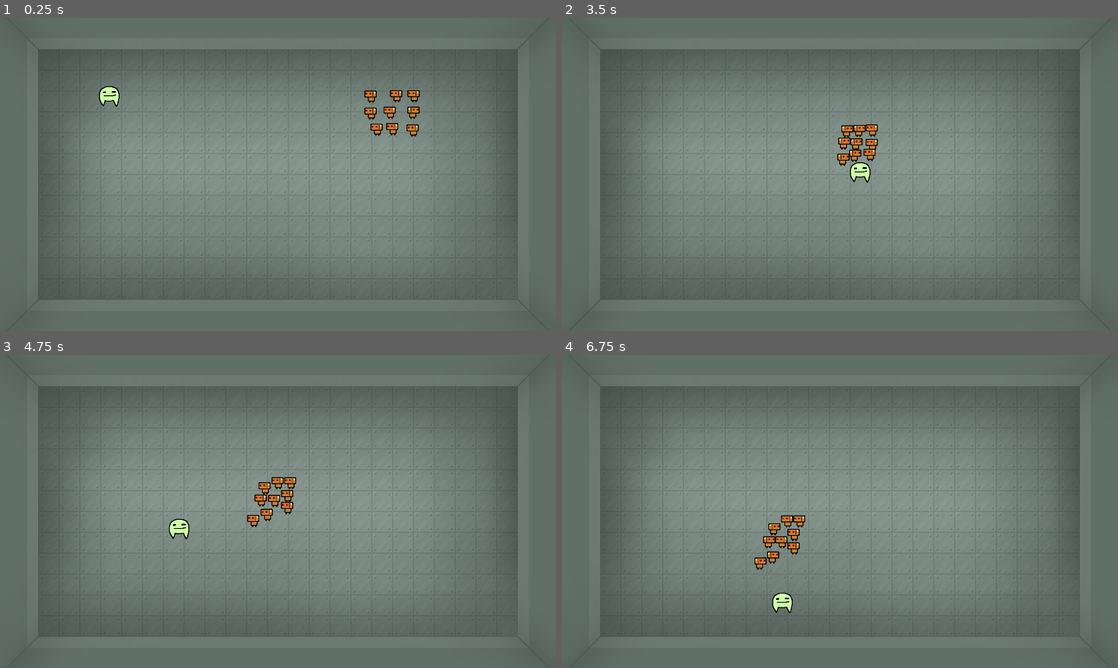
Above: before the commit, frames 1-4 (two rows, left to right).
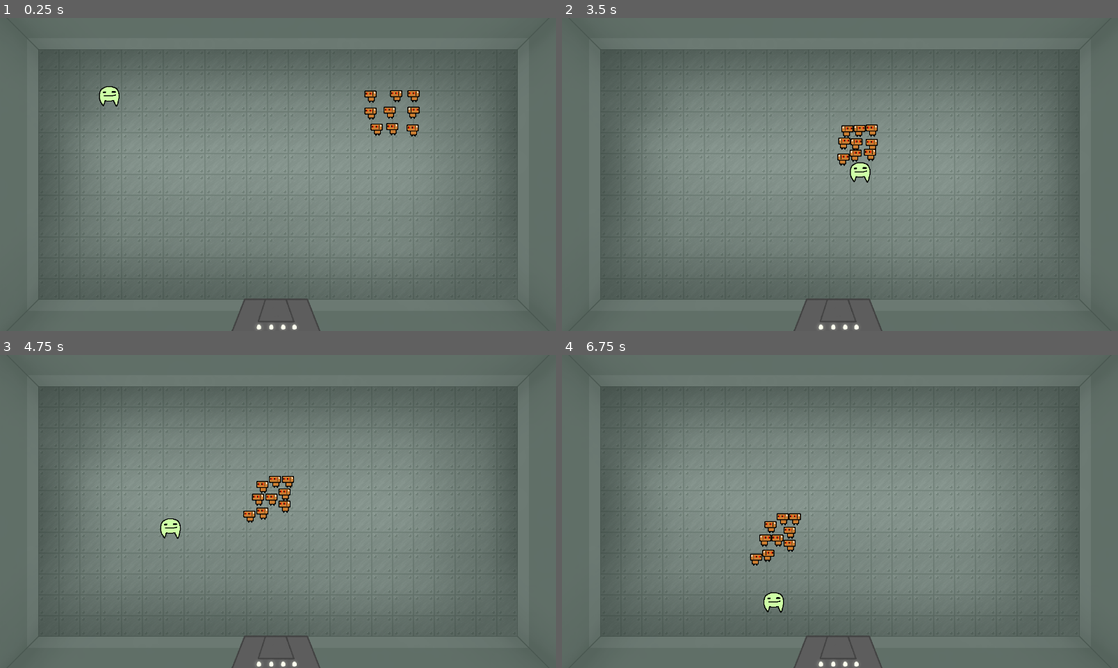
Above: after the commit, the same moments.

Repository: actually-reb/fenrir-2020
Game: Godot game, scene res://scene/Main.tscn
Two runs of this game, one before a commit and one after it. Both use one fixed random seed, a clock stepped at 60 frames per second and the inputs below.
Inputs:
- Up to frame 1 (0.25 s): no input
- Up to frame 2 (3.5 s): hold D (move_right) 0.53-1.28 s; hold S (move_down) 1.28-2.03 s; hold D (move_right) 2.03-2.78 s; hold W (move_up) from 2.78 s (still down)
- Up to frame 3 (4.75 s): release W (move_up) at 3.53 s; hold A (move_left) from 3.53 s (still down)
- Up to frame 4 (6.75 s): release A (move_left) at 5.03 s; hold S (move_down) 5.03-5.78 s; hold D (move_right) 5.78-6.53 s; hold W (move_up) from 6.53 s (still down)

The runs differ from the first frame. In frame 1, 0.6% of the frame differs, in the area x 41-58%, y 89-100%; in frame 2, 0.7%; in frame 3, 1.6%; in frame 4, 1.7%, in the area x 33-58%, y 50-100%.

Commit message:
added simple elevator

Diff:
--- /dev/null
+++ b/entity/Elevator.tscn
@@ -0,0 +1,27 @@
+[gd_scene load_steps=7 format=2]
+
+[ext_resource path="res://sprite/obj_elevator_2.png" type="Texture" id=1]
+[ext_resource path="res://sprite/obj_elevator.png" type="Texture" id=2]
+[ext_resource path="res://sprite/obj_elevator_3.png" type="Texture" id=3]
+[ext_resource path="res://sprite/obj_elevator_4.png" type="Texture" id=4]
+
+[sub_resource type="SpriteFrames" id=1]
+animations = [ {
+"frames": [ ExtResource( 2 ), ExtResource( 1 ), ExtResource( 3 ), ExtResource( 4 ) ],
+"loop": true,
+"name": "default",
+"speed": 5.0
+} ]
+
+[sub_resource type="RectangleShape2D" id=2]
+extents = Vector2( 52.085, 11.942 )
+
+[node name="Elevator" type="Area2D"]
+
+[node name="AnimatedSprite" type="AnimatedSprite" parent="."]
+scale = Vector2( 0.7, 0.7 )
+frames = SubResource( 1 )
+
+[node name="CollisionShape2D" type="CollisionShape2D" parent="."]
+position = Vector2( 0, -31.748 )
+shape = SubResource( 2 )
--- a/scene/Room.tscn
+++ b/scene/Room.tscn
@@ -1,9 +1,10 @@
-[gd_scene load_steps=9 format=2]
+[gd_scene load_steps=10 format=2]
 
 [ext_resource path="res://entity/Player.tscn" type="PackedScene" id=1]
 [ext_resource path="res://sprite/floor.png" type="Texture" id=2]
 [ext_resource path="res://entity/EnemySpawner.tscn" type="PackedScene" id=3]
 [ext_resource path="res://scene/Room.gd" type="Script" id=4]
+[ext_resource path="res://entity/Elevator.tscn" type="PackedScene" id=5]
 
 [sub_resource type="RectangleShape2D" id=1]
 extents = Vector2( 568.052, 23.6911 )
@@ -48,3 +49,6 @@
 
 [node name="EnemySpawner" parent="." instance=ExtResource( 3 )]
 position = Vector2( 931.741, 241.119 )
+
+[node name="Elevator" parent="." instance=ExtResource( 5 )]
+position = Vector2( 636.018, 679.944 )
